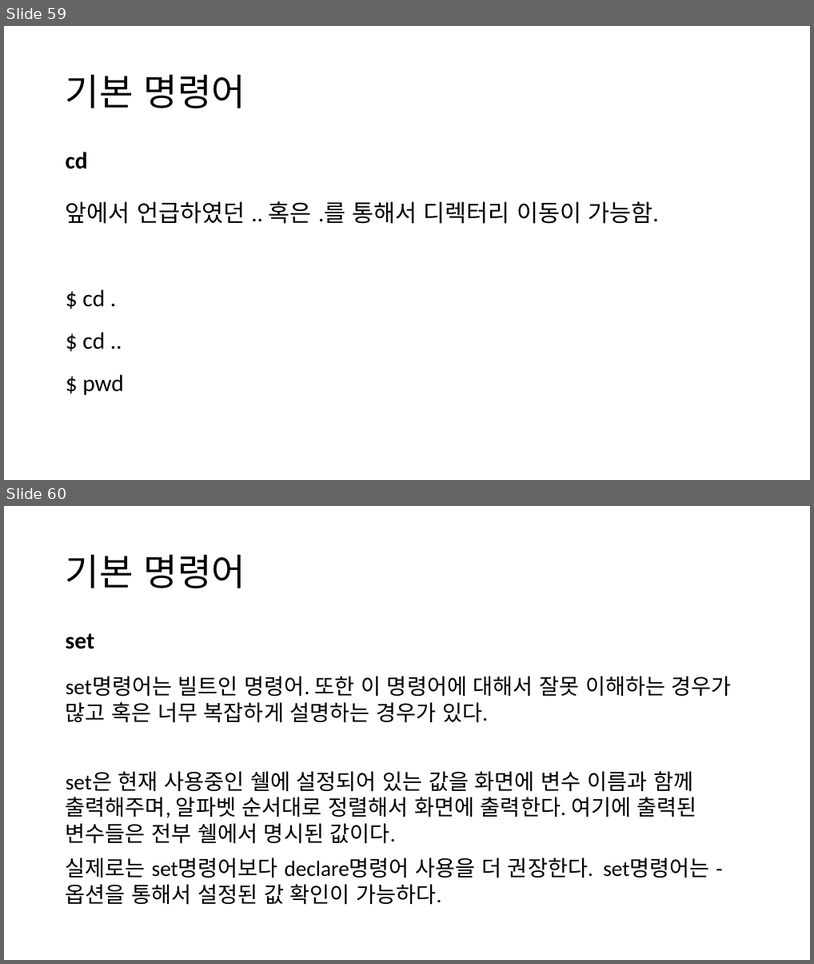
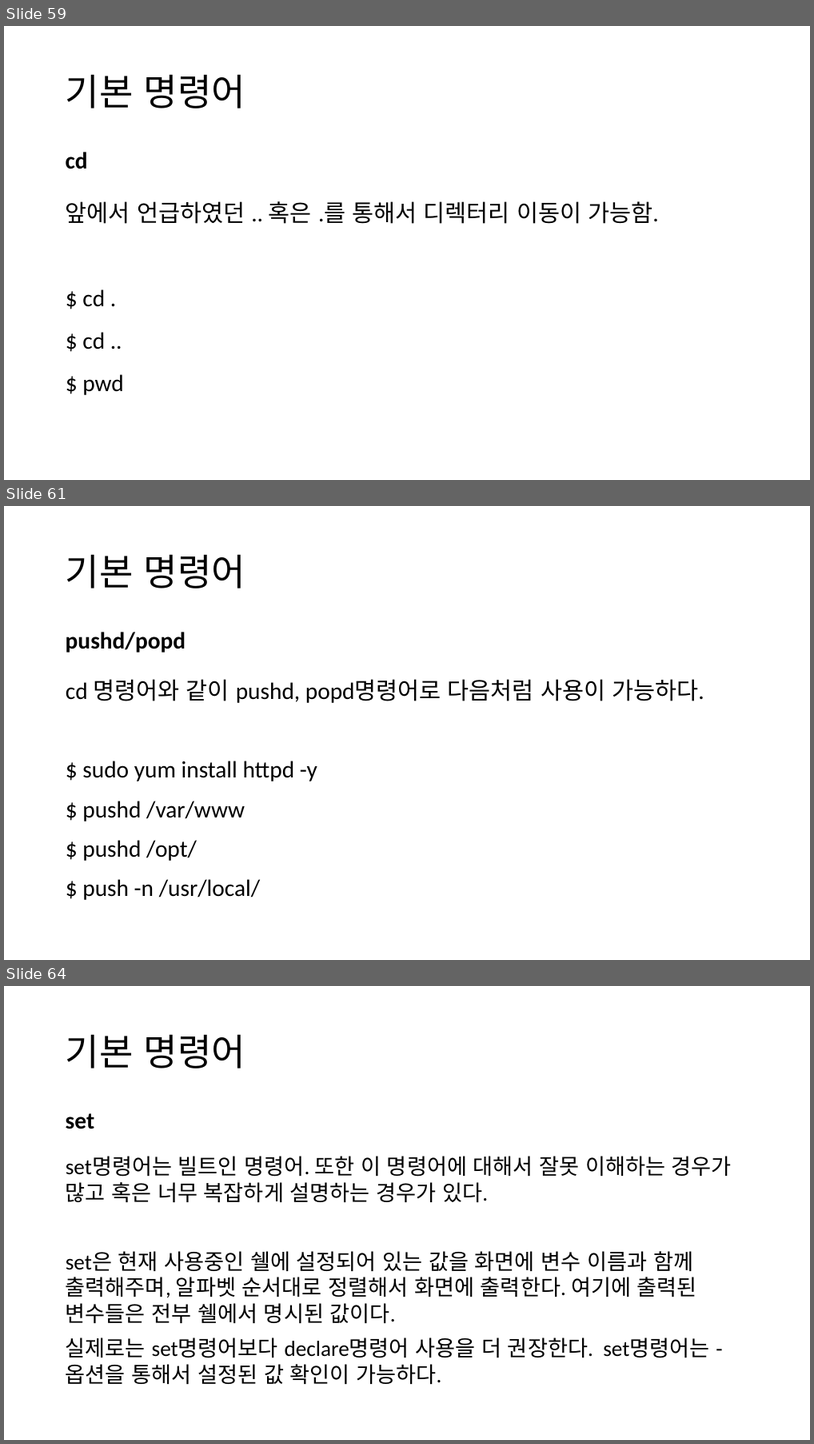
Before and after one commit to tangt64/training_memos, a slide deck: 쉘 + 앤서블.pptx. Shown one above the other, each under a label of ours: slides 59 and 60 before the commit, slides 59, 61 and 64 after it; the slides between them are not shown. The pictures are 814x964 and 814x1444 pixels, drawn with LibreOffice and Linux fonts; fonts in the diff are those of the drawing. Boxes give left, top, right and bottom in pixels: in the first picture for what was removed or moved away, otherwise in the second. Text is boxed around its words. In the diff, an @@ line names an element or a change of style, - is before the commit and + after.

```diff
--- a/쉘 + 앤서블.pptx
+++ b/쉘 + 앤서블.pptx
@@ slide 61 added at box(4, 506, 810, 960), background #FFFFFF @@
@@ title added at box(66, 554, 246, 588), 44 pt, text #000000 @@
+기본 명령어
@@ text added at box(66, 632, 186, 652), 28 pt, text #000000, bold @@
+pushd/popd
@@ text added at box(66, 679, 704, 900), 28 pt, text #000000 @@
+cd 명령어와 같이 pushd, popd명령어로 다음처럼 사용이 가능하다.
+$ sudo yum install httpd -y
+$ pushd /var/www
+$ pushd /opt/
+$ push -n /usr/local/
@@ what was slide 60 is now slide 64 @@
```
Also in this commit, not shown: 19 slides changed, 23 other slides added, 1 slide removed.
